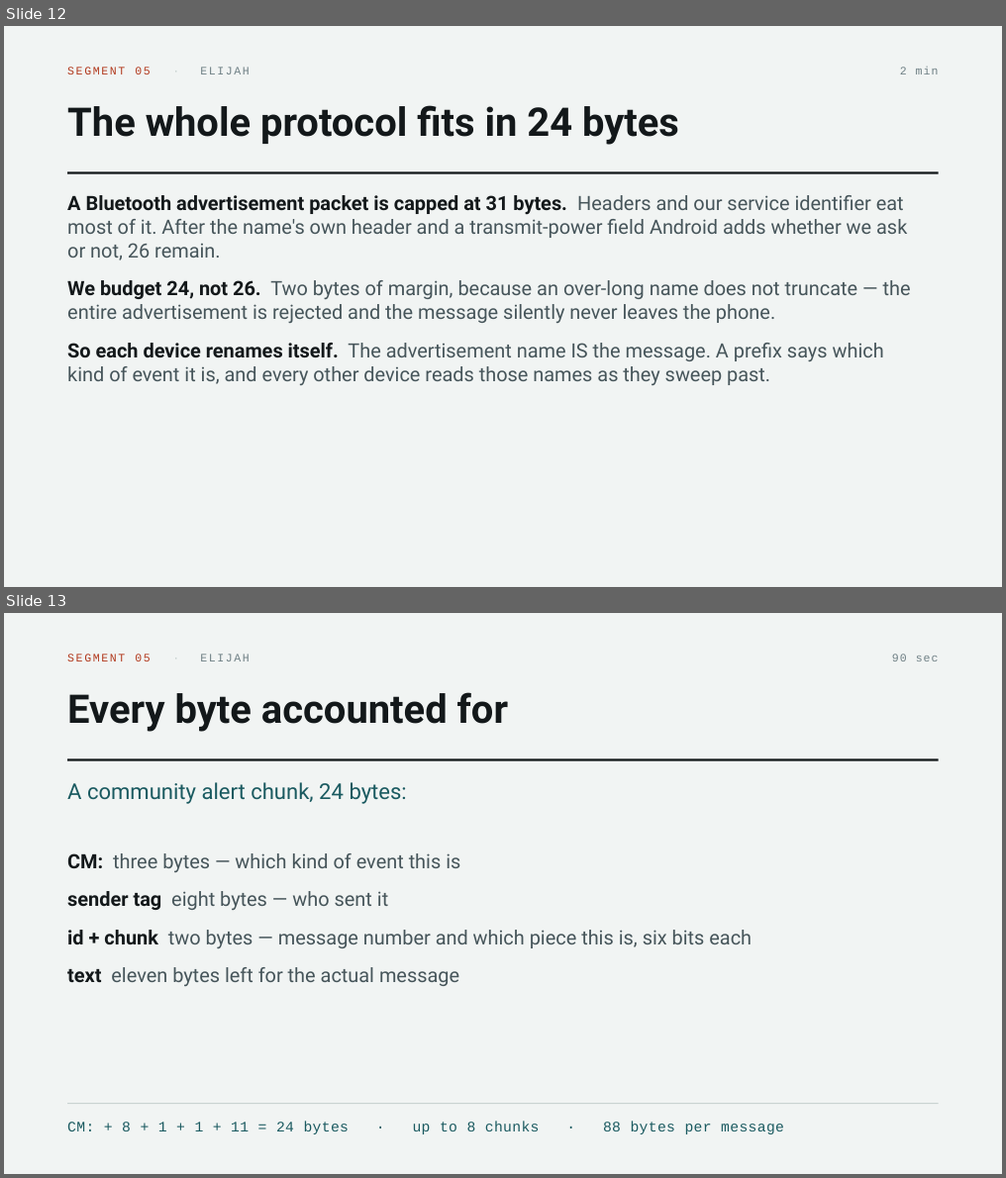
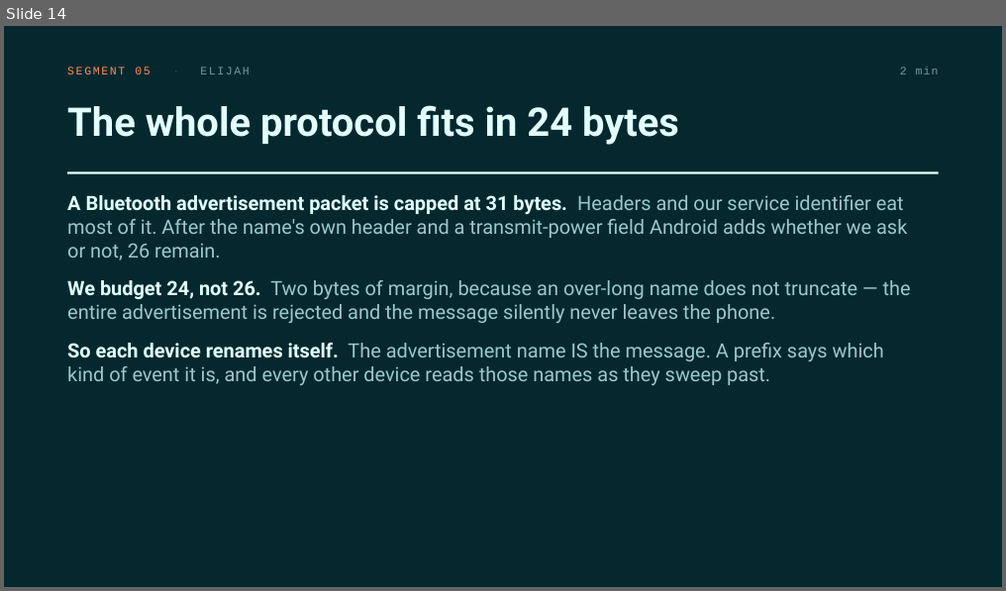
Before and after one commit to victorSam-Ehumadu/Hops_Project, a slide deck: docs/Group 18 Presentation.pptx. Shown one above the other, each under a label of ours: slides 12 and 13 before the commit, slide 14 after it. The pictures are 1006x1178 and 1006x591 pixels, drawn with LibreOffice and Linux fonts; fonts in the diff are those of the drawing. Boxes give left, top, right and bottom in pixels: in the first picture for what was removed or moved away, otherwise in the second. Text is boxed around its words. In the diff, an @@ line names an element or a change of style, - is before the commit and + after.

```diff
--- a/docs/Group 18 Presentation.pptx
+++ b/docs/Group 18 Presentation.pptx
@@ slide 13 removed at [4,613,1002,1174], background #F1F4F3 @@
@@ text removed at [67,654,250,662] @@
-SEGMENT 05 · ELIJAH
@@ text removed at [892,654,939,662] @@
-90 sec
@@ text removed at [67,692,508,732] @@
-Every byte accounted for
@@ rectangle removed at [67,759,939,761] @@
@@ text removed at [67,782,407,804] @@
-A community alert chunk, 24 bytes:
@@ text removed at [67,854,751,986] @@
-CM: three bytes — which kind of event this is
-sender tag eight bytes — who sent it
-id + chunk two bytes — message number and which piece this is, six bits each
-text eleven bytes left for the actual message
@@ rectangle removed at [67,1103,939,1104] @@
@@ text removed at [67,1122,784,1135] @@
-CM: + 8 + 1 + 1 + 11 = 24 bytes · up to 8 chunks · 88 bytes per message
@@ what was slide 12 is now slide 14 @@
@@ slide 14 changed as well @@
@@ background #F1F4F3 to #04282D @@
@@ text "SEGMENT 05 · ELIJAH" at [67,67,250,75]: text colour #B23A1E to #FF8A5C in "SEGMENT 05"; text colour #C9D3D1 to #1C5059 in "·"; text colour #6F8085 to #6E9BA0 in "ELIJAH" @@
@@ text "2 min" at [900,67,939,75]: text colour #6F8085 to #6E9BA0 @@
@@ text "The whole protocol fits in ..." at [67,105,679,145]: text colour #13181A to #E2FFFE @@
@@ rectangle at [67,172,939,174]: fill #13181A to #E2FFFE @@
@@ text "A Bluetooth advertisement packet is ..." at [67,195,911,385]: text colour #13181A to #E2FFFE in "A Bluetooth advertisement packet is capped at ...", "We budget 24, not 26.", "So each device renames itself."; text colour #46555A to #9CC8CC in "Headers and our service identifier eat most ...", "Two bytes of margin, because an over-long ...", "The advertisement name IS the message. A ..." @@
```
Also in this commit, not shown: 31 other slides changed, 6 slides added, 1 other file.
